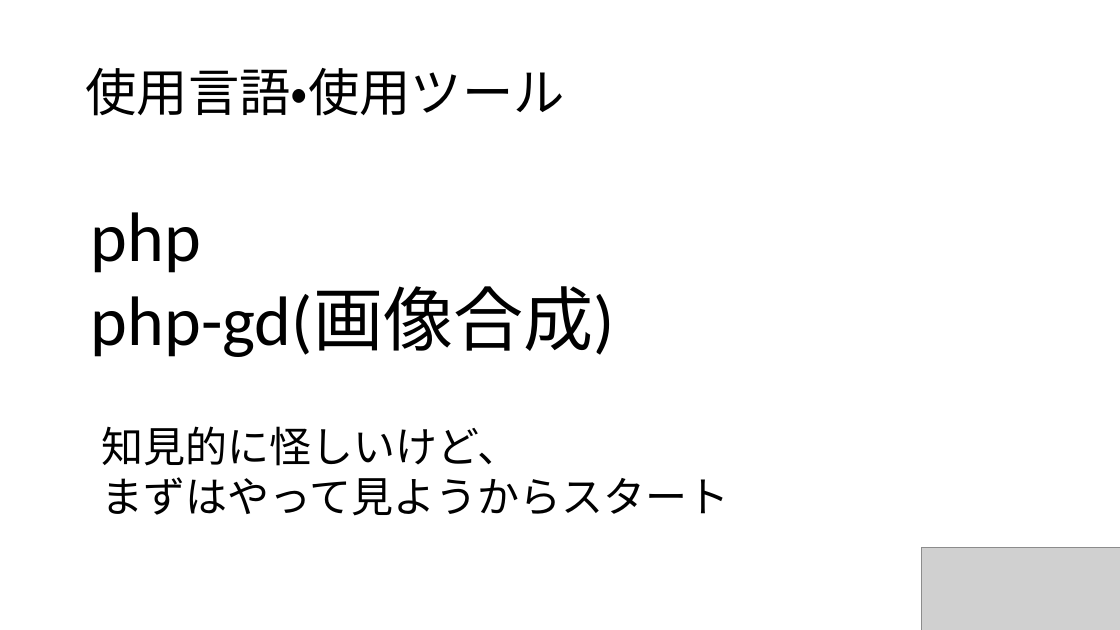
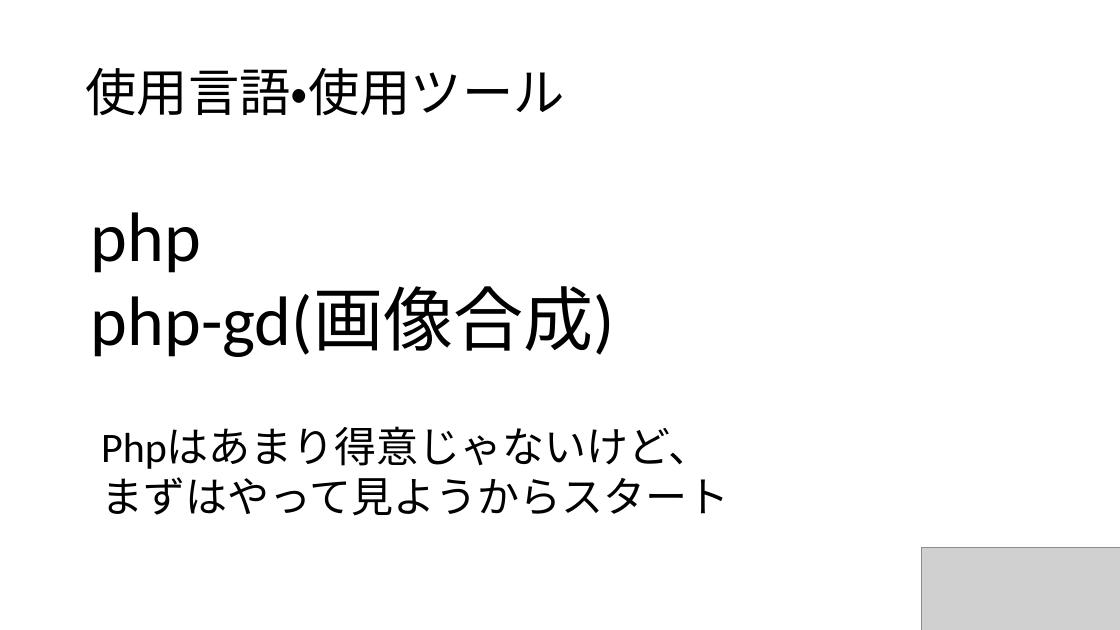
Before and after one commit to knishi0315/syachikua, a slide deck: slide 5 of presn/presen.pptx. Drawn at 1120x630 pixels with LibreOffice and Linux fonts; fonts in the diff are those of the drawing; grey boxes stand for pictures. Boxes give left, top, right and bottom in pixels: in the first picture for what was removed or moved away, otherwise in the second. Text is boxed around its words. In the diff, an @@ line names an element or a change of style, - is before the commit and + after.

```diff
--- a/presn/presen.pptx
+++ b/presn/presen.pptx
@@ text at [101,427,711,469]: text changed @@
-知見的に怪しいけど、
+Phpはあまり得意じゃないけど、
```
Also in this commit, not shown: 2 other slides changed, 1 other file.
